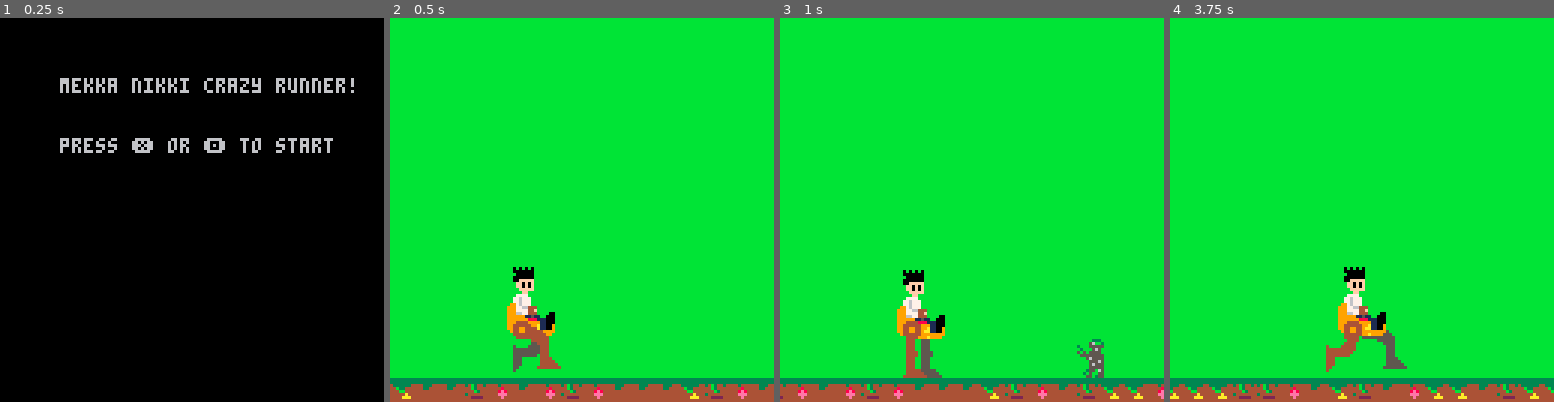
Above: before the commit, frames 1-4 (left to right).
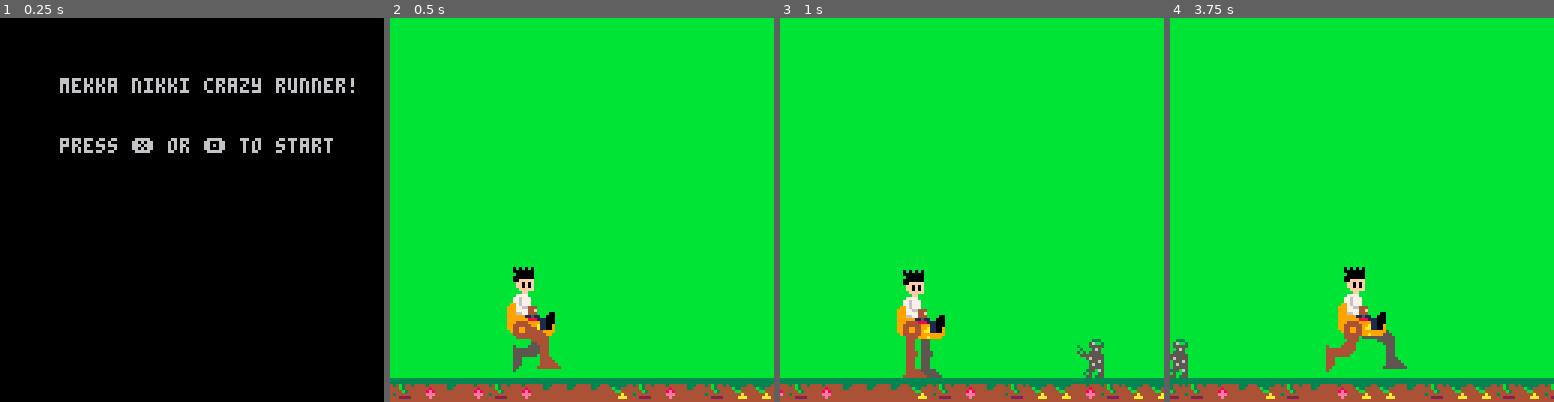
Above: after the commit, the same moments.

Repository: HingeAntoine/MekkaRunner
Game: PICO-8 cartridge mekkarunner.p8
Same seed, same stepped clock (60 frames per second), same inputs: the game is played once before the commit and once after it.
Inputs:
- Up to frame 1 (0.25 s): no input
- Up to frame 2 (0.5 s): tap X (X key) at 0.33 s
- Up to frame 3 (1 s): tap O (Z key) at 0.7 s
- Up to frame 4 (3.75 s): tap X (X key) at 1.07, 1.85, 2.97 s; hold Right 1.6-2.1 s; tap O (Z key) every 0.4 s from 1.7 to 3.7 s; hold Up 2.15-2.42 s; hold Right 2.47-3.03 s; hold Left 3.08-3.58 s; hold Down from 3.63 s (still down)

Frame 1 is identical in both runs. In frame 2, 1.1% of the frame differs, in the area x 0-100%, y 95-100%; in frame 3, 1.2%; in frame 4, 1.4%, in the area x 0-100%, y 83-100%.

Commit message:
Fixed scrolling for trailing obstacles

Diff:
--- a/mekkarunner.p8
+++ b/mekkarunner.p8
@@ -18,6 +18,8 @@
 xmac=40
 ymac=100
 
+bck_len=20
+
 bckgrnd_tiles={128,129,130,131}
 bckgrnd={}
 
@@ -34,13 +36,13 @@
 
 --*******************
 function init_bckgrnd()
- while #bckgrnd<17 do
+ while #bckgrnd<bck_len do
   add_cell_bckgrnd()
  end
 end
 
 function init_obst()
- while #obstacles<17 do
+ while #obstacles<bck_len do
   add(obstacles,nothing)
  end
 end
@@ -67,7 +69,7 @@
 end
 
 function add_obst()
- if #obstacles<18 then
+ if #obstacles<bck_len+1 then
   local id=flr(rnd(#obst_tiles))+1
   local cell=obst_tiles[id]
   add(obstacles,cell)
@@ -89,12 +91,12 @@
  add_obst()
  del(obstacles, obstacles[1])
 
- for i=1,17 do
+ for i=1,bck_len do
   mset(i-1,1,0)
   mset(i-1,2,0)
  end
 
- for i=17,1,-1 do
+ for i=bck_len,1,-1 do
   add_obst_map(obstacles[i],i)
  end
 end
@@ -103,7 +105,7 @@
  add_cell_bckgrnd()
  del(bckgrnd, bckgrnd[1])
 
- for i=1,17 do
+ for i=1,bck_len do
   mset(i-1,3,bckgrnd[i])
  end
 end
@@ -119,7 +121,7 @@
   obstacle_update()
  end
 
- map(0,1, xstart,104, 17,3)
+ map(3,1, xstart,104, 17,3)
 end
 
 function draw_part(part,xc, yc,bk)
